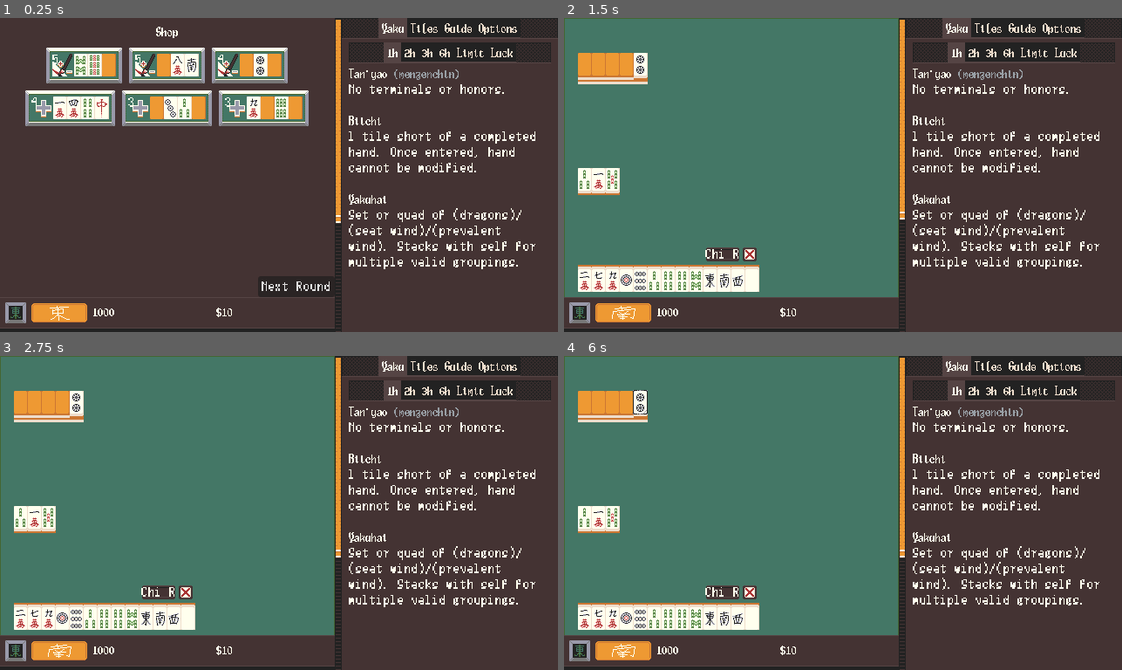
Above: before the commit, frames 1-4 (two rows, left to right).
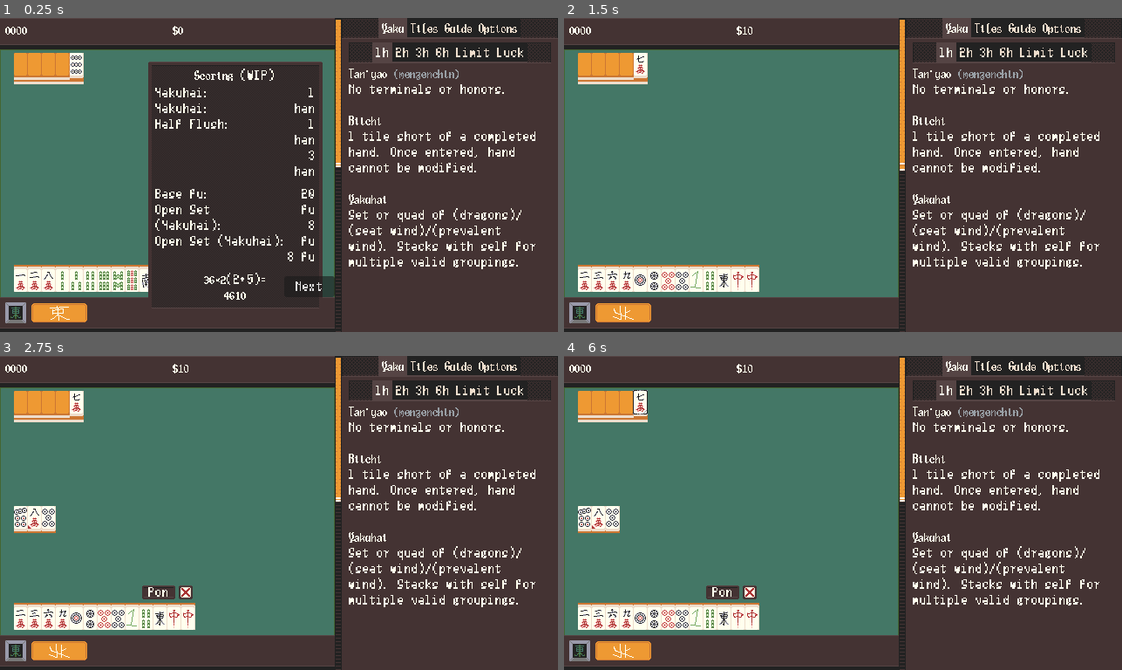
Above: after the commit, the same moments.

Repository: nanahyakuman/ultimahjong
Game: Godot game, scene res://root.tscn
Two runs of this game, one before a commit and one after it. Both use one fixed random seed, a clock stepped at 60 frames per second and the inputs below.
Inputs (mouse positions are in pixels of both pictures, inside the frame that each line leads up to):
- Up to frame 1 (0.25 s): no input
- Up to frame 2 (1.5 s): click "Next Round" (after the commit: "Next") at 0.5 s; click (859, 288) at 1.25 s, where only the run after the commit has a clickable "Next Round"
- Up to frame 3 (2.75 s): drag from (22, 409) to (334, 443) at 2.02 s
- Up to frame 4 (6 s): tap Enter at 2.75, 4.25, 5.75 s; drag from (597, 409) to (815, 575) at 2.77 s; tap Space at 3.5, 5 s; move the mouse to (614, 409) at 3.52 s; click (614, 409) at 3.67 s; drag from (625, 409) to (675, 465) at 4.27 s; drag from (642, 409) to (870, 513) at 5.02 s; drag from (586, 406) to (759, 434) at 5.77 s

The runs differ from the first frame. In frame 1, 39% of the frame differs, in the area x 0-100%, y 0-96%; in frame 2, 8.7%; in frame 3, 8.0%; in frame 4, 8.0%.

Commit message:
basic score screen, other stuff i forgor

Diff:
--- /dev/null
+++ b/Cursor.gd
@@ -0,0 +1,7 @@
+extends Sprite2D
+
+func _ready():
+	Input.set_custom_mouse_cursor(load("res://image/cursor.png"))
+
+#func _process(delta):
+#	Input.warp_mouse(get_window().get_mouse_position().snapped(Vector2(1.0,1.0))*4.0)
--- a/MTile.gd
+++ b/MTile.gd
@@ -3,7 +3,7 @@
 enum SUITS {NONE=0, MAN=1, PIN=2, SOU=4, SPECIAL=8}
 # specials are 1-indexed becuase so are the suits
 enum SPECIALS {NONE, EAST, SOUTH, WEST, NORTH, UP, HAKU, HATSU, CHUN, KIN}
-const def_specials = [SPECIALS.EAST, SPECIALS.SOUTH, SPECIALS.WEST, SPECIALS.NORTH, SPECIALS.HAKU, SPECIALS.HATSU, SPECIALS.CHUN]
+const DEF_SPECIALS = [SPECIALS.EAST, SPECIALS.SOUTH, SPECIALS.WEST, SPECIALS.NORTH, SPECIALS.HAKU, SPECIALS.HATSU, SPECIALS.CHUN]
 
 # for easy lookup with `has()`
 const DRAGONS = [SPECIALS.HAKU, SPECIALS.HATSU, SPECIALS.CHUN, SPECIALS.KIN]
--- a/MahjongManager.gd
+++ b/MahjongManager.gd
@@ -9,8 +9,12 @@
 @onready var call_sfx_player = $CallMade
 @onready var root = $"../../.."
 
+# how many discards inbetween each player draw
 var OPPONENT_DISCARDS = 3
+# how many kan tiles to draw
 var KAN_SIZE = 5
+# how many tiles to void at the start of each round
+var DEAD_TILES = 30#13*3
 
 var wall = [] # of `MTile`s
 var hand = [] # of `MTile`s
@@ -23,8 +27,8 @@
 var revealed_kan_dora = 1
 
 enum WINDS {EAST, SOUTH, WEST, NORTH}
-var prevalent_wind = -1 # incremented at start of round
-var seat_wind = -1
+var prevalent_wind = -1
+var seat_wind = -3 # incremented at start of round
 
 enum {STATE_ACTIONABLE, STATE_ANIMATING, STATE_CALLS}
 var state = STATE_ACTIONABLE
@@ -47,10 +51,10 @@
 	for i in KAN_SIZE:
 		draw_kan_dora()
 
-	start_rotation((4-seat_wind)%4)
+	start_rotation(seat_wind)
 
 func increment_winds():
-	seat_wind += 1
+	seat_wind += 3
 	seat_wind %= 4
 	if seat_wind == 0:
 		prevalent_wind += 1
@@ -61,6 +65,10 @@
 func init_wall():
 	wall = tile_counter.get_all_tiles()
 	wall.shuffle()
+
+	# kill a lot of tiles, simulating enemy hands
+	for i in DEAD_TILES:
+		get_next_from_wall()
 
 	hand.clear()
 	tsumo = null
@@ -110,6 +118,8 @@
 func do_tsumo():
 	state = STATE_ACTIONABLE
 	tsumo = get_next_from_wall()
+	if !tsumo:
+		return
 	gui_manager.update_tsumo([tsumo])
 	tile_sfx_player.play()
 
@@ -130,6 +140,8 @@
 
 
 	var disc = get_next_from_wall()
+	if !disc:
+		return
 	opp_discard.append(disc)
 	gui_manager.update_opp_discard(opp_discard)
 
@@ -171,7 +183,6 @@
 	var bitmask = 0b0000
 	# the dict of involved tiles
 	tiles_involved.merge({CALL_BITMASK.CHI_L:[], CALL_BITMASK.CHI_M:[], CALL_BITMASK.CHI_R:[], CALL_BITMASK.PON:[], CALL_BITMASK.KAN:[]})
-	# (only functional for pons and kans atm)
 
 	# pon and kan
 	var identical_count = 0
@@ -196,7 +207,7 @@
 		tiles_involved[CALL_BITMASK.KAN].clear()
 
 
-	# chi. only functional on last discard
+	# chi. only callable on last discard in cycle
 	if remaining_opp_discards == 0:
 		var adjs = {}
 		for i in disc.get_adj_ids(disc.suit, disc.value, true):
@@ -382,8 +393,12 @@
 
 
 func get_next_from_wall():
+	if wall.size() == 0:
+		end_round()
+		return null
+	var ret = wall.pop_back()
 	gui_manager.update_wall_count(wall.size())
-	return wall.pop_back()
+	return ret
 
 
 func end_round():
--- /dev/null
+++ b/OpenShopButton.gd
@@ -0,0 +1,5 @@
+extends Button
+@onready var root = $"../../../.."
+
+func _on_pressed():
+	root.start_shop()
--- a/PurchaseablesHolder.gd
+++ b/PurchaseablesHolder.gd
@@ -11,7 +11,12 @@
 @export var PER_BUTTON = 3
 
 func start():
-	var akas = tile_counter.get_random_non_aka_ids(PER_BUTTON, BUTTONS)
+	var akas
+	match type:
+		Purchaseable.TYPES.AKA:
+			akas = tile_counter.get_random_non_aka_ids(PER_BUTTON, BUTTONS)
+		Purchaseable.TYPES.ADD:
+			akas = tile_counter.get_random_tiles_to_add(PER_BUTTON, BUTTONS)
 
 	for c in get_children():
 		c.queue_free()
@@ -19,20 +24,21 @@
 	for i in BUTTONS:
 		var a: Purchaseable = purchaseable.instantiate()
 		add_child(a)
-		# funny finder function
-		# 0: 9  /25
-		# 1: 7  /25
-		# 2: 5  /25
-		# 3: 3  /25
-		# 4: 1  /25
-		#
-		# 0: 7  /16
-		# 1: 5  /16
-		# 2: 3  /16
-		# 3: 1  /16
-		a.assign_tiles(akas[i], mini(randi()%(PER_BUTTON+1),randi()%(PER_BUTTON+1)))
+		var hidden = mini(randi()%(PER_BUTTON+1),randi()%(PER_BUTTON+1))
+		hidden = mini(randi()%(PER_BUTTON+1), hidden)
+		a.assign_tiles(akas[i], hidden)
 		a.assign_type(type)
 		a.calc_cost()
+
+	# quick printer to try out different hiding weights
+#	var counts = {}
+#	for i in PER_BUTTON+1:
+#		counts[i] = 0
+#	for i in PER_BUTTON+1:
+#		for j in PER_BUTTON+1:
+#			for k in PER_BUTTON+1:
+#				counts[mini(i,mini(j,k))] += 1
+#	print(counts)
 
 
 func pressed(node: Purchaseable):
--- a/ShopRoot.gd
+++ b/ShopRoot.gd
@@ -5,7 +5,7 @@
 var MONEY_PER_ROUND = 10
 
 @onready var root = $"../../.."
-@onready var cash_label = $"../GUIManager/All/TextureRect/HBoxContainer/CashLabel"
+@onready var cash_label = $"../GUIManager/TableTop/HBoxContainer/CashLabel"
 @onready var to_be_started = [
 	$VBoxContainer/AkaPurchaseables,
 	$VBoxContainer/TilePurchaseables
--- a/TileCounter.gd
+++ b/TileCounter.gd
@@ -28,7 +28,7 @@
 		for j in 9:
 			tile_data.append(MTileData.new(i,j+1,4, 1 if j+1 == 5 else 0))
 
-	for i in MTile.def_specials:
+	for i in MTile.DEF_SPECIALS:
 		tile_data.append(MTileData.new(MTile.SUITS.SPECIAL, i, 4, 0))
 
 
@@ -43,12 +43,12 @@
 # of size `amount_in_group`. looks a little weird but this implementation ensures
 # that individual groups will always have 3 unique tiles, but that different groups
 # can select the same suit-value pair up to as many times as it can be akafyed.
-func get_random_non_aka_ids(amount_in_group: int, group_by: int):
+func get_random_non_aka_ids(amount_in_group: int, groups: int):
 	var ret = []
 
 	var data_clone = tile_data.duplicate()
 
-	for i in group_by:
+	for i in groups:
 		data_clone.shuffle()
 		var counter = amount_in_group
 		var subret = []
@@ -69,7 +69,6 @@
 		subret.sort_custom(Callable(MTile, "tile_compare"))
 		ret.append(subret)
 
-
 	return ret
 
 func increment_aka(tile: MTile):
@@ -82,6 +81,49 @@
 	# if this causes slowdown just queue updates instead
 	emit_signal("updated")
 
+const TILE_SAME_SUIT_CHANCE = .4
+const TILE_ADJ_VALUE_CHANCE = .3
+
+func get_random_tiles_to_add(amount_in_group: int, groups: int):
+	var ret = []
+
+	for g in groups:
+		var subret = []
+
+		var curr = _get_random_tile()
+		subret.append(curr)
+		for i in range(1, amount_in_group):
+			# weight to generate adjacent tiles
+			var suit_ovr = -1
+			var val_ovr = -1
+			#  dont gen adjacents for specials. half becuase itd break
+			# (getadj doesnt work on specials) and half because its op.
+			if curr.suit != MTile.SUITS.SPECIAL:
+				if randf() < TILE_SAME_SUIT_CHANCE:
+					suit_ovr = curr.suit
+					if randf() < TILE_ADJ_VALUE_CHANCE:
+						val_ovr = MTile.tile_from_id(curr.get_adj_ids().pick_random()).value
+
+			curr = _get_random_tile(suit_ovr, val_ovr)
+			subret.append(curr)
+
+		subret.sort_custom(Callable(MTile, "tile_compare"))
+		ret.append(subret)
+
+	return ret
+
+func _get_random_tile(suit_override: int = -1, val_override: int = -1) -> MTile:
+	var suit = suit_override
+	var value = val_override
+	if suit == -1:
+		suit = [MTile.SUITS.PIN, MTile.SUITS.SOU, MTile.SUITS.MAN, MTile.SUITS.SPECIAL].pick_random()
+
+	if value == -1:
+		value = (randi() % 9) + 1
+		if suit == MTile.SUITS.SPECIAL:
+			value = MTile.DEF_SPECIALS.pick_random()
+	return MTile.new(suit, value)
+
 func increment_tile(tile: MTile):
 	for mtd in tile_data:
 		if mtd.suit == tile.suit and mtd.value == tile.value:
--- a/TileGraphic.gd
+++ b/TileGraphic.gd
@@ -90,8 +90,8 @@
 #  code for highlights. `TileGraphicKnower` sends out actual signals
 # for tiles to highlight themselves
 func _on_mouse_entered():
-	# reversed tiles are hidden, unknown tiles are hidden
-	if !_reversed and !(tile.suit == 0 or tile.value == 0):
+	# reversed tiles are hidden
+	if !_reversed:
 		TileGraphicKnower.highlight_matching_tiles(tile, true)
 func _on_mouse_exited():
 	if !_reversed:
--- a/purchaseable.tscn
+++ b/purchaseable.tscn
@@ -7,22 +7,21 @@
 [ext_resource type="PackedScene" uid="uid://dhu60farhkon0" path="res://TileGraphic.tscn" id="5_v11np"]
 
 [sub_resource type="StyleBoxTexture" id="StyleBoxTexture_awi6b"]
-content_margin_left = 7.0
-content_margin_top = 7.0
-content_margin_right = 7.0
-content_margin_bottom = 7.0
+content_margin_left = 4.0
+content_margin_top = 4.0
+content_margin_right = 4.0
+content_margin_bottom = 4.0
 texture = ExtResource("2_pd6pl")
-texture_margin_left = 6.0
-texture_margin_top = 6.0
-texture_margin_right = 6.0
-texture_margin_bottom = 7.0
+texture_margin_left = 4.0
+texture_margin_top = 4.0
+texture_margin_right = 4.0
+texture_margin_bottom = 5.0
 axis_stretch_horizontal = 1
 axis_stretch_vertical = 1
 
 [node name="Purchaseable" type="PanelContainer"]
-custom_minimum_size = Vector2(32, 41)
-offset_right = 32.0
-offset_bottom = 41.0
+offset_right = 49.0
+offset_bottom = 35.0
 theme = ExtResource("1_kndg5")
 theme_override_styles/panel = SubResource("StyleBoxTexture_awi6b")
 script = ExtResource("2_q6058")
--- a/root.gd
+++ b/root.gd
@@ -2,7 +2,8 @@
 
 @onready var mahjong_manager = %MahjongManager
 @onready var shop_root = $HBoxContainer/MahjongRoot/ShopRoot
-@onready var score_label = $HBoxContainer/MahjongRoot/GUIManager/All/TextureRect/HBoxContainer/ScoreLabel
+@onready var score_label = $HBoxContainer/MahjongRoot/GUIManager/TableTop/HBoxContainer/ScoreLabel
+@onready var scoring_root = $HBoxContainer/MahjongRoot/ScoringRoot
 
 var score = 0.0
 
@@ -12,17 +13,18 @@
 	start_round()
 
 	await get_tree().process_frame
-	end_round(30, 2)
+	start_scoring()
+#	end_round(42, 2)
 
 func start_round():
 	shop_root.visible = false
+	scoring_root.visible = false
 	mahjong_manager.start_round()
 
 func end_round(fu: int, han: int):
-	han = 1
-	var points = fu * pow(2.0, han + 1.0)
-	points = ceil(points / 100.0) * 100.0
-	score += points * 5
+	var points = int(fu * pow(2.0, han + 2.0))
+	points = ceili(points / 10.0) * 10
+	score += points
 
 	score_label.clear()
 	score_label.append_text("[b]" + str(score))
@@ -30,8 +32,13 @@
 	# temp probably
 	TileGraphicKnower.update_dora_ids([])
 
-	start_shop()
+	start_scoring()
+
+func start_scoring():
+	shop_root.visible = false
+	scoring_root.visible = true
 
 func start_shop():
+	scoring_root.visible = false
 	shop_root.visible = true
 	shop_root.start()
--- a/root.tscn
+++ b/root.tscn
@@ -15,6 +15,7 @@
 [ext_resource type="Texture2D" uid="uid://qfsu5y82t8jk" path="res://image/prevwindindicator.png" id="8_heinv"]
 [ext_resource type="Texture2D" uid="uid://cerxwhe2cssp0" path="res://image/tableedge.png" id="8_hy522"]
 [ext_resource type="Texture2D" uid="uid://njfot1si4chf" path="res://image/tablediv.png" id="10_kbaim"]
+[ext_resource type="Texture2D" uid="uid://6selxoc8faj5" path="res://image/table_top.png" id="11_a4xxf"]
 [ext_resource type="Script" path="res://MenuTileHolder.gd" id="11_gc23v"]
 [ext_resource type="Script" path="res://CallsGraphical.gd" id="11_oemle"]
 [ext_resource type="Texture2D" uid="uid://8eiqqlppwabi" path="res://image/tilecounter.png" id="11_s1nfs"]
@@ -25,9 +26,14 @@
 [ext_resource type="Texture2D" uid="uid://ccdv7r4ga7o3t" path="res://image/tiles.png" id="15_8u0tq"]
 [ext_resource type="Texture2D" uid="uid://ch4nr70j7xj74" path="res://image/tilecounter_end_odd.png" id="15_tgg3l"]
 [ext_resource type="Script" path="res://ShopRoot.gd" id="19_bnl3p"]
+[ext_resource type="Texture2D" uid="uid://clj2wxpbqagea" path="res://image/scoring9pr.png" id="20_ib16c"]
 [ext_resource type="Script" path="res://PurchaseablesHolder.gd" id="20_wmn33"]
 [ext_resource type="PackedScene" uid="uid://cpirwiftxeu8s" path="res://purchaseable.tscn" id="21_3mckx"]
+[ext_resource type="Script" path="res://OpenShopButton.gd" id="21_8bhal"]
 [ext_resource type="Script" path="res://NextRoundButton.gd" id="21_roajs"]
+[ext_resource type="FontFile" uid="uid://dmoumxbcf3gn" path="res://text/font/Body2.png" id="28_jde07"]
+[ext_resource type="Texture2D" uid="uid://c30qiclh2lxb4" path="res://image/cursor.png" id="30_7lply"]
+[ext_resource type="Script" path="res://Cursor.gd" id="31_y04dm"]
 
 [sub_resource type="GDScript" id="GDScript_rrbm3"]
 script/source = "extends Control
@@ -124,6 +130,19 @@
 
 "
 
+[sub_resource type="StyleBoxTexture" id="StyleBoxTexture_122ig"]
+content_margin_left = 8.0
+content_margin_top = 8.0
+content_margin_right = 8.0
+content_margin_bottom = 8.0
+texture = ExtResource("20_ib16c")
+texture_margin_left = 4.0
+texture_margin_top = 5.0
+texture_margin_right = 4.0
+texture_margin_bottom = 4.0
+axis_stretch_horizontal = 1
+axis_stretch_vertical = 1
+
 [sub_resource type="StyleBoxEmpty" id="StyleBoxEmpty_negp3"]
 content_margin_top = 4.0
 content_margin_bottom = 8.0
@@ -214,6 +233,44 @@
 mouse_filter = 0
 alignment = 2
 
+[node name="TableTop" type="TextureRect" parent="HBoxContainer/MahjongRoot/GUIManager"]
+layout_mode = 2
+offset_right = 384.0
+offset_bottom = 40.0
+texture = ExtResource("11_a4xxf")
+stretch_mode = 1
+
+[node name="HBoxContainer" type="HBoxContainer" parent="HBoxContainer/MahjongRoot/GUIManager/TableTop"]
+layout_mode = 1
+anchors_preset = 15
+anchor_right = 1.0
+anchor_bottom = 1.0
+offset_top = 1.0
+offset_bottom = -10.0
+grow_horizontal = 2
+grow_vertical = 2
+theme_override_constants/separation = 6
+alignment = 1
+
+[node name="Spacer" type="Control" parent="HBoxContainer/MahjongRoot/GUIManager/TableTop/HBoxContainer"]
+layout_mode = 2
+
+[node name="ScoreLabel" type="RichTextLabel" parent="HBoxContainer/MahjongRoot/GUIManager/TableTop/HBoxContainer"]
+layout_mode = 2
+size_flags_horizontal = 3
+size_flags_vertical = 4
+bbcode_enabled = true
+text = "[b]0000"
+fit_content = true
+
+[node name="CashLabel" type="RichTextLabel" parent="HBoxContainer/MahjongRoot/GUIManager/TableTop/HBoxContainer"]
+layout_mode = 2
+size_flags_horizontal = 3
+size_flags_vertical = 4
+bbcode_enabled = true
+text = "[b]$0"
+fit_content = true
+
 [node name="All" type="VBoxContainer" parent="HBoxContainer/MahjongRoot/GUIManager"]
 layout_mode = 1
 anchors_preset = 15
@@ -345,22 +402,6 @@
 texture = ExtResource("8_00qj1")
 centered = false
 vframes = 4
-
-[node name="ScoreLabel" type="RichTextLabel" parent="HBoxContainer/MahjongRoot/GUIManager/All/TextureRect/HBoxContainer"]
-layout_mode = 2
-size_flags_horizontal = 3
-size_flags_vertical = 4
-bbcode_enabled = true
-text = "[b]0000"
-fit_content = true
-
-[node name="CashLabel" type="RichTextLabel" parent="HBoxContainer/MahjongRoot/GUIManager/All/TextureRect/HBoxContainer"]
-layout_mode = 2
-size_flags_horizontal = 3
-size_flags_vertical = 4
-bbcode_enabled = true
-text = "[b]$0"
-fit_content = true
 
 [node name="Calls" type="HBoxContainer" parent="HBoxContainer/MahjongRoot/GUIManager"]
 layout_mode = 1
@@ -555,6 +596,110 @@
 texture = ExtResource("13_qhnc0")
 script = ExtResource("13_wfhtv")
 
+[node name="ScoringRoot" type="Control" parent="HBoxContainer/MahjongRoot"]
+layout_mode = 1
+anchors_preset = 15
+anchor_right = 1.0
+anchor_bottom = 1.0
+offset_top = 36.0
+offset_bottom = -40.0
+grow_horizontal = 2
+grow_vertical = 2
+
+[node name="Window" type="PanelContainer" parent="HBoxContainer/MahjongRoot/ScoringRoot"]
+custom_minimum_size = Vector2(200, 0)
+layout_mode = 1
+anchors_preset = 1
+anchor_left = 1.0
+anchor_right = 1.0
+offset_left = -214.0
+offset_top = 14.0
+offset_right = -14.0
+offset_bottom = 178.0
+grow_horizontal = 0
+theme_override_styles/panel = SubResource("StyleBoxTexture_122ig")
+
+[node name="VBoxContainer" type="VBoxContainer" parent="HBoxContainer/MahjongRoot/ScoringRoot/Window"]
+layout_mode = 2
+
+[node name="Title" type="RichTextLabel" parent="HBoxContainer/MahjongRoot/ScoringRoot/Window/VBoxContainer"]
+layout_mode = 2
+bbcode_enabled = true
+text = "[center][b]Scoring[/b] (WIP)[/center]
+"
+fit_content = true
+
+[node name="Han" type="HBoxContainer" parent="HBoxContainer/MahjongRoot/ScoringRoot/Window/VBoxContainer"]
+layout_mode = 2
+
+[node name="Names" type="RichTextLabel" parent="HBoxContainer/MahjongRoot/ScoringRoot/Window/VBoxContainer/Han"]
+layout_mode = 2
+size_flags_horizontal = 3
+bbcode_enabled = true
+text = "Yakuhai:
+Yakuhai:
+Half Flush:"
+fit_content = true
+
+[node name="Points" type="RichTextLabel" parent="HBoxContainer/MahjongRoot/ScoringRoot/Window/VBoxContainer/Han"]
+custom_minimum_size = Vector2(32, 0)
+layout_mode = 2
+bbcode_enabled = true
+text = "[right]1 han
+1 han
+3 han"
+fit_content = true
+
+[node name="Spacer" type="Control" parent="HBoxContainer/MahjongRoot/ScoringRoot/Window/VBoxContainer"]
+custom_minimum_size = Vector2(0, 8)
+layout_mode = 2
+
+[node name="Fu" type="HBoxContainer" parent="HBoxContainer/MahjongRoot/ScoringRoot/Window/VBoxContainer"]
+layout_mode = 2
+
+[node name="Names" type="RichTextLabel" parent="HBoxContainer/MahjongRoot/ScoringRoot/Window/VBoxContainer/Fu"]
+layout_mode = 2
+size_flags_horizontal = 3
+bbcode_enabled = true
+text = "Base fu:
+Open Set (Yakuhai):
+Open Set (Yakuhai):"
+fit_content = true
+
+[node name="Points" type="RichTextLabel" parent="HBoxContainer/MahjongRoot/ScoringRoot/Window/VBoxContainer/Fu"]
+custom_minimum_size = Vector2(32, 0)
+layout_mode = 2
+bbcode_enabled = true
+text = "[right]20 fu
+8 fu
+8 fu"
+fit_content = true
+
+[node name="Spacer2" type="Control" parent="HBoxContainer/MahjongRoot/ScoringRoot/Window/VBoxContainer"]
+custom_minimum_size = Vector2(0, 8)
+layout_mode = 2
+
+[node name="RichTextLabel" type="RichTextLabel" parent="HBoxContainer/MahjongRoot/ScoringRoot/Window/VBoxContainer"]
+layout_mode = 2
+bbcode_enabled = true
+text = "[center][b]36×2[/b](2+5)[b]=
+4610"
+fit_content = true
+
+[node name="OpenShopButton" type="Button" parent="HBoxContainer/MahjongRoot/ScoringRoot"]
+layout_mode = 1
+anchors_preset = 3
+anchor_left = 1.0
+anchor_top = 1.0
+anchor_right = 1.0
+anchor_bottom = 1.0
+offset_left = -58.0
+offset_top = -18.0
+grow_horizontal = 0
+grow_vertical = 0
+text = "Next"
+script = ExtResource("21_8bhal")
+
 [node name="ShopRoot" type="Control" parent="HBoxContainer/MahjongRoot"]
 unique_name_in_owner = true
 visible = false
@@ -562,6 +707,7 @@
 anchors_preset = 15
 anchor_right = 1.0
 anchor_bottom = 1.0
+offset_top = 36.0
 offset_bottom = -40.0
 grow_horizontal = 2
 grow_vertical = 2
@@ -583,7 +729,7 @@
 anchor_bottom = 1.0
 grow_horizontal = 2
 grow_vertical = 2
-theme_override_constants/separation = 8
+theme_override_constants/separation = 4
 
 [node name="Spacer" type="Control" parent="HBoxContainer/MahjongRoot/ShopRoot/VBoxContainer"]
 layout_mode = 2
@@ -596,18 +742,20 @@
 
 [node name="AkaPurchaseables" type="HBoxContainer" parent="HBoxContainer/MahjongRoot/ShopRoot/VBoxContainer"]
 layout_mode = 2
-theme_override_constants/separation = 8
+theme_override_constants/separation = 4
 alignment = 1
 script = ExtResource("20_wmn33")
 purchaseable = ExtResource("21_3mckx")
+BUTTONS = 2
 
 [node name="TilePurchaseables" type="HBoxContainer" parent="HBoxContainer/MahjongRoot/ShopRoot/VBoxContainer"]
 layout_mode = 2
-theme_override_constants/separation = 8
+theme_override_constants/separation = 4
 alignment = 1
 script = ExtResource("20_wmn33")
 purchaseable = ExtResource("21_3mckx")
 type = 1
+BUTTONS = 2
 PER_BUTTON = 4
 
 [node name="NextRoundButton" type="Button" parent="HBoxContainer/MahjongRoot/ShopRoot"]
@@ -676,6 +824,7 @@
 anchor_bottom = 1.0
 grow_horizontal = 2
 grow_vertical = 2
+theme_override_fonts/font = ExtResource("28_jde07")
 theme_override_styles/panel = SubResource("StyleBoxEmpty_negp3")
 tab_alignment = 1
 
@@ -879,13 +1028,14 @@
 anchor_bottom = 1.0
 grow_horizontal = 2
 grow_vertical = 2
+theme_override_fonts/font = ExtResource("28_jde07")
 theme_override_styles/panel = SubResource("StyleBoxEmpty_negp3")
 tab_alignment = 1
 
-[node name="Defs" type="TabBar" parent="HBoxContainer/Sidebar/TabContainer/Guide/TabContainer"]
-layout_mode = 2
-
-[node name="RichTextLabel" type="RichTextLabel" parent="HBoxContainer/Sidebar/TabContainer/Guide/TabContainer/Defs"]
+[node name="Tiles" type="TabBar" parent="HBoxContainer/Sidebar/TabContainer/Guide/TabContainer"]
+layout_mode = 2
+
+[node name="RichTextLabel" type="RichTextLabel" parent="HBoxContainer/Sidebar/TabContainer/Guide/TabContainer/Tiles"]
 layout_mode = 1
 anchors_preset = 15
 anchor_right = 1.0
@@ -946,9 +1096,9 @@
 grow_horizontal = 2
 grow_vertical = 2
 bbcode_enabled = true
-text = "The base value of a hand is defined by:
-	fu×2^(2+han)
-This is rounded up to the nearest 100 and then multiplied by 5 to get the rewarded score.
+text = "The value of a hand is defined by:
+	fu×2^(2+han),
+rounded up to the nearest 10.
 
 Han, aka \"doublers\", are the real determining factor in a score. They are the sum of han from yaku met and the amount of dora tiles in hand.
 
@@ -964,11 +1114,18 @@
 Fu are also awarded for riskier waits, specifically, 2 fu if your waiting hand can be completed by only one tile.
 Chiitoitsu is always worth 25 fu. No additional fu may be awarded.
 
-Note that, as opposed to as in real Riichi Mahjong, fu are not rounded to the 10s, and base values are not capped. Additionally, instead of a constant 5, the multiplier on top of the base points varies."
+This is approximately how real riichi calculates base points, but there's more rounding and multiplying stages there."
 tab_size = 2
 
 [node name="Options" type="TabBar" parent="HBoxContainer/Sidebar/TabContainer"]
 visible = false
 layout_mode = 2
 
+[node name="Sprite2D" type="Sprite2D" parent="."]
+visible = false
+texture = ExtResource("30_7lply")
+centered = false
+script = ExtResource("31_y04dm")
+
+[connection signal="pressed" from="HBoxContainer/MahjongRoot/ScoringRoot/OpenShopButton" to="HBoxContainer/MahjongRoot/ScoringRoot/OpenShopButton" method="_on_pressed"]
 [connection signal="pressed" from="HBoxContainer/MahjongRoot/ShopRoot/NextRoundButton" to="HBoxContainer/MahjongRoot/ShopRoot/NextRoundButton" method="_on_pressed"]
Binary file added: image/cursor.png
Not shown, added: image/cursor.png.import
Binary file changed: image/purchaseable9pr.png
Binary file changed: image/purchaseable_icons.png
Binary file added: image/scoring9pr.png
Not shown, added: image/scoring9pr.png.import
Binary file changed: image/tabbar_bg.png
Binary file added: image/table_top.png
Not shown, added: image/table_top.png.import
Not shown: 1 places in root.tscn that only renumber resources
Binary file changed: text/font/Title.png
Not shown, changed: todo.txt
